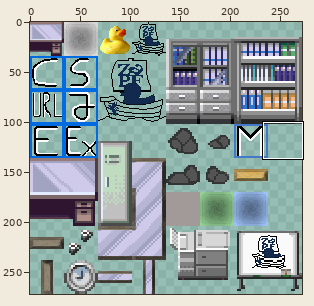
File history of a sprite sheet, Zapf_Uni_Greifswald/tilesets/tileset_bjoern.png. The first picture is a wide view before the edit; the outline marks the close-up.
Close-up. Before the commit:
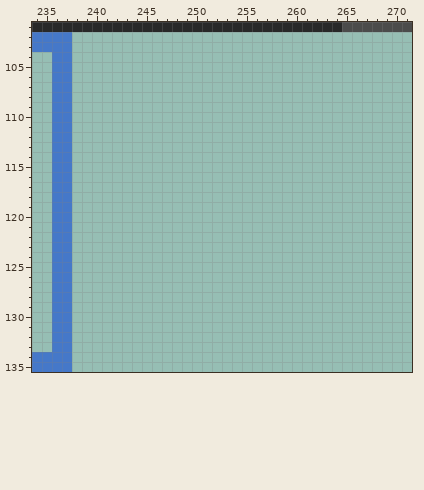
The file is 272x272 pixels. Pixels under 10% opacity are left out. Colours within 5 levels of each other are drawn and written as one. Shown: x 234..271, y 101..135. The commit also changed other parts of the picture, which this record leaves out.
After the commit:
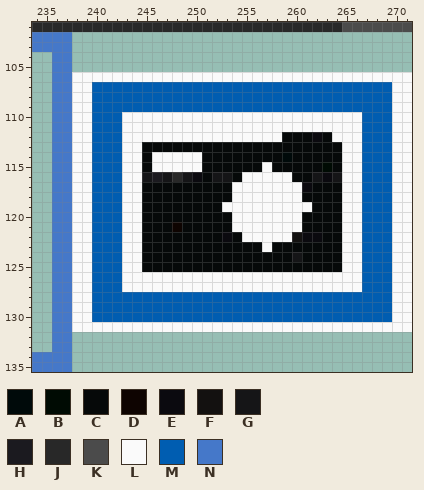
Palette (. is transparent): A #000a0a  B #000b03  C #060909  D #0e0401  E #0b0a0f  F #131110  G #151517  H #1b1a1f  J #282828  K #4b4b4b  L #fafafa  M #005db1  N #4578c9
The exact change:
@@ x 234..271 @@
 105 ..NN..................................
-106 ..NN..................................
-107 ..NN..................................
-108 ..NN..................................
-109 ..NN..................................
-110 ..NN..................................
-111 ..NN..................................
-112 ..NN..................................
-113 ..NN..................................
-114 ..NN..................................
-115 ..NN..................................
-116 ..NN..................................
-117 ..NN..................................
-118 ..NN..................................
-119 ..NN..................................
-120 ..NN..................................
-121 ..NN..................................
-122 ..NN..................................
-123 ..NN..................................
-124 ..NN..................................
-125 ..NN..................................
-126 ..NN..................................
-127 ..NN..................................
-128 ..NN..................................
-129 ..NN..................................
-130 ..NN..................................
-131 ..NN..................................
+106 ..NNLLLLLLLLLLLLLLLLLLLLLLLLLLLLLLLLLL
+107 ..NNLLMMMMMMMMMMMMMMMMMMMMMMMMMMMMMMLL
+108 ..NNLLMMMMMMMMMMMMMMMMMMMMMMMMMMMMMMLL
+109 ..NNLLMMMMMMMMMMMMMMMMMMMMMMMMMMMMMMLL
+110 ..NNLLMMMLLLLLLLLLLLLLLLLLLLLLLLLMMMLL
+111 ..NNLLMMMLLLLLLLLLLLLLLLLLLLLLLLLMMMLL
+112 ..NNLLMMMLLLLLLLLLLLLLLLLCCCECLLLMMMLL
+113 ..NNLLMMMLLCCCCCCCCCCCCCCCCCCCCLLMMMLL
+114 ..NNLLMMMLLCLLLLLCCCCCCCCACCCCCLLMMMLL
+115 ..NNLLMMMLLCLLLLLCCCCCCLCCCCCBCLLMMMLL
+116 ..NNLLMMMLLGHGJGECGGCLLLLLCCGEGLLMMMLL
+117 ..NNLLMMMLLCCCCCCCCCLLLLLLLECCCLLMMMLL
+118 ..NNLLMMMLLCCCCCCCCCLLLLLLLCCCCLLMMMLL
+119 ..NNLLMMMLLCCCCCCCCLLLLLLLLLCCCLLMMMLL
+120 ..NNLLMMMLLCCCCCCCCCLLLLLLLCCCCLLMMMLL
+121 ..NNLLMMMLLCCCDCCCCCLLLLLLLCCCCLLMMMLL
+122 ..NNLLMMMLLCCCCCCCCECLLLLLFEECCLLMMMLL
+123 ..NNLLMMMLLCCCCCCCCCCCCLCCCCCCCLLMMMLL
+124 ..NNLLMMMLLCCCCCCCCCCCCCCCGCCCCLLMMMLL
+125 ..NNLLMMMLLCCCCCCCCCCCCCCCCCCCCLLMMMLL
+126 ..NNLLMMMLLLLLLLLLLLLLLLLLLLLLLLLMMMLL
+127 ..NNLLMMMLLLLLLLLLLLLLLLLLLLLLLLLMMMLL
+128 ..NNLLMMMMMMMMMMMMMMMMMMMMMMMMMMMMMMLL
+129 ..NNLLMMMMMMMMMMMMMMMMMMMMMMMMMMMMMMLL
+130 ..NNLLMMMMMMMMMMMMMMMMMMMMMMMMMMMMMMLL
+131 ..NNLLLLLLLLLLLLLLLLLLLLLLLLLLLLLLLLLL
 132 ..NN..................................
Changed places in both close-ups, as pixel boxes (x1, y1, x2, y2):
added: (72, 72, 412, 332)
